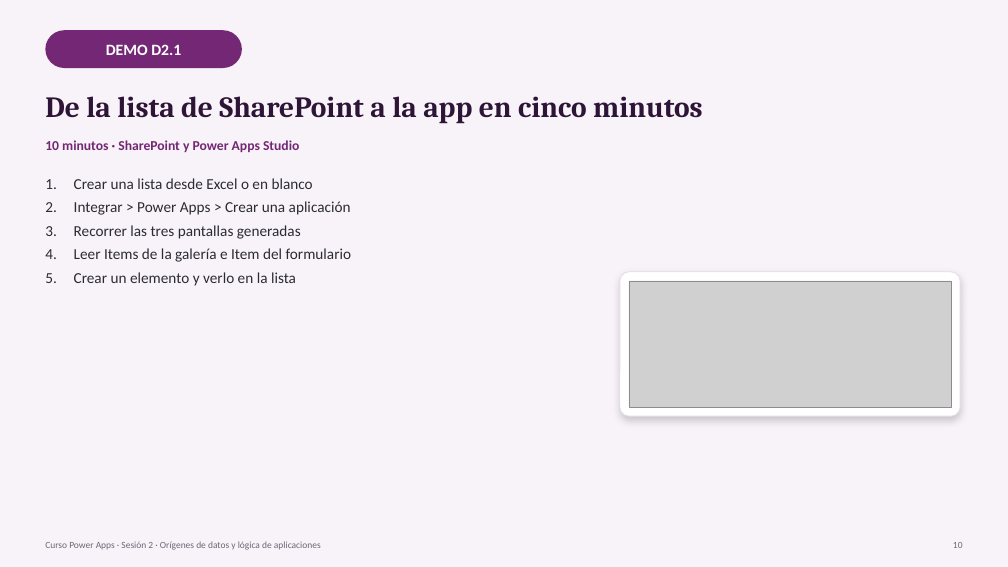
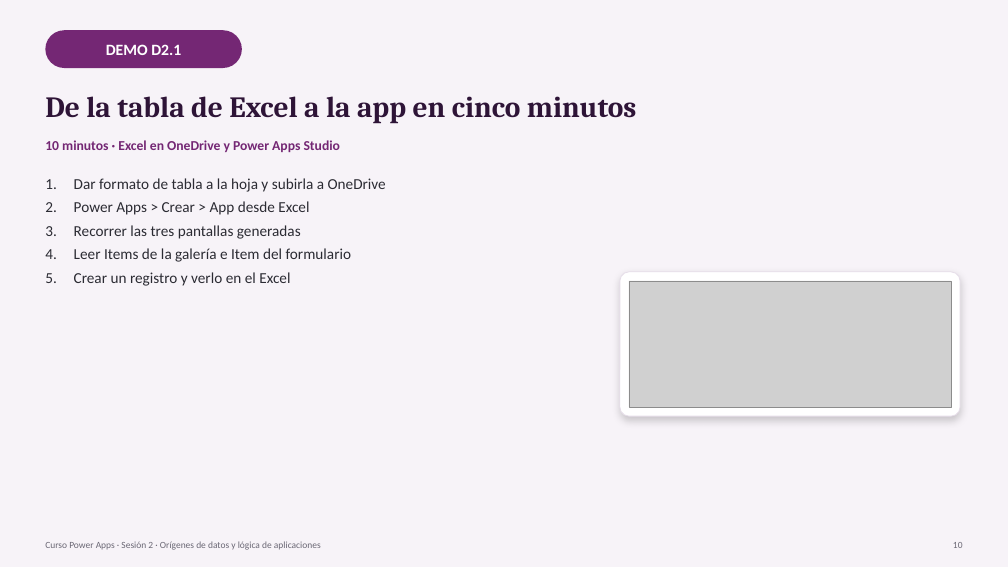
Before and after one commit to jorloicono/AF-POWER-APPS-FUNDAMENTOS, a slide deck: slide 10 of SESION_2/Sesion_2_Origenes_de_datos_y_logica.pptx. Drawn at 1008x567 pixels with LibreOffice and Linux fonts; fonts in the diff are those of the drawing; grey boxes stand for pictures. Boxes give left, top, right and bottom in pixels: in the first picture for what was removed or moved away, otherwise in the second. Text is boxed around its words. In the diff, an @@ line names an element or a change of style, - is before the commit and + after.

Commit message:
Todo el curso sobre Excel en OneDrive: practicas 3.1, 3.2, 4.1 y 4.2 sin SharePoint, nuevos libros de datos y presentaciones alineadas

```diff
--- a/SESION_2/Sesion_2_Origenes_de_datos_y_logica.pptx
+++ b/SESION_2/Sesion_2_Origenes_de_datos_y_logica.pptx
@@ text at box(45, 96, 637, 124): text changed @@
-De la lista de SharePoint a la app en cinco minutos
+De la tabla de Excel a la app en cinco minutos
@@ text at box(45, 140, 340, 152): text changed @@
-10 minutos · SharePoint y Power Apps Studio
+10 minutos · Excel en OneDrive y Power Apps Studio
@@ text at box(74, 178, 386, 215): text changed @@
-1. Crear una lista desde Excel o en blanco
-2. Integrar > Power Apps > Crear una aplicación
+1. Dar formato de tabla a la hoja y subirla a OneDrive
+2. Power Apps > Crear > App desde Excel
@@ text at box(74, 272, 290, 286): text changed @@
-5. Crear un elemento y verlo en la lista
+5. Crear un registro y verlo en el Excel
```
Also in this commit, not shown: 8 other slides changed, 12 other files.
